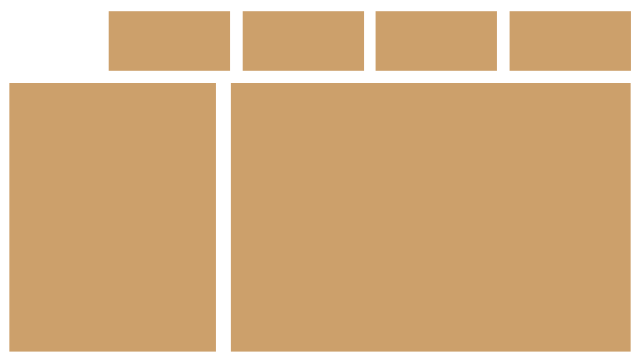
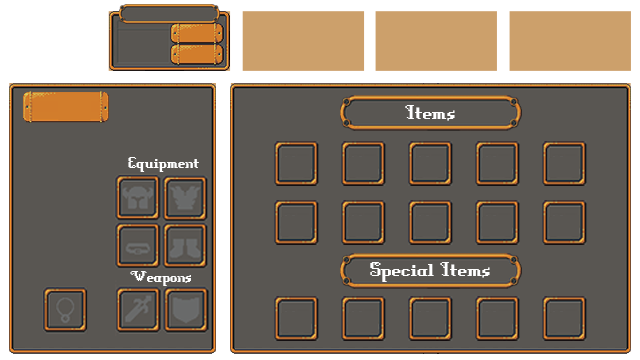
The second w=640, h=360 image is a revision of the first. Changes to its layers:
added group "CharacterSelector" with 5 layers in group "Invent" over [109, 4, 230, 71]
added layer "caja char" in group "CharacterSelector" over [109, 11, 230, 71]
added layer "tablon" in group "Invent" over [23, 91, 109, 123]
added group "Equipment" (1st of 3, in "Invent") with 5 layers in group "Invent" over [42, 59, 352, 354]
added layer "Capa 19" in group "Equipment" over [42, 286, 88, 334]
added layer "Equipment" (3rd of 3, in "Invent" › "Equipment") in group "Equipment" over [100, 170, 211, 336]
added layer "Special Items" in group "Invent" over [370, 262, 490, 282]
added group "Grupo 1" with 5 layers in group "Invent" over [274, 141, 587, 186]
added layer "Capa 6" in group "Grupo 1" over [408, 141, 453, 186]
added layer "Capa 8" in group "Grupo 1" over [542, 141, 587, 186]
added layer "Capa 7" in group "Grupo 1" over [475, 141, 520, 186]
added layer "Capa 5" in group "Grupo 1" over [341, 141, 386, 186]
added layer "Capa 4" in group "Grupo 1" over [274, 141, 319, 186]
added group "Grupo 2" with 5 layers in group "Invent" over [274, 200, 587, 245]
added layer "Capa 13" in group "Grupo 2" over [408, 200, 453, 245]
added group "Grupo 3" with 5 layers in group "Invent" over [274, 296, 587, 341]
added layer "SPECIAL ITEMS" in group "Invent" over [340, 253, 522, 289]
added layer "ITEMS" in group "Invent" over [340, 95, 522, 131]
added layer "tablon equipamiento" in group "Invent" over [9, 83, 216, 354]
added layer "tablon items" in group "Invent" over [230, 83, 631, 354]
added group "Plantilla" with 6 layers in group "Invent" over [9, 11, 631, 352]
moved "char1" into group "Plantilla", painted on it over [108, 11, 230, 71]
moved "Fondo char" into group "Plantilla" over [9, 83, 216, 352]
moved "Fondo items" into group "Plantilla" over [230, 83, 631, 352]
…and 18 more changes (15 added, 3 painted, 3 stack)
